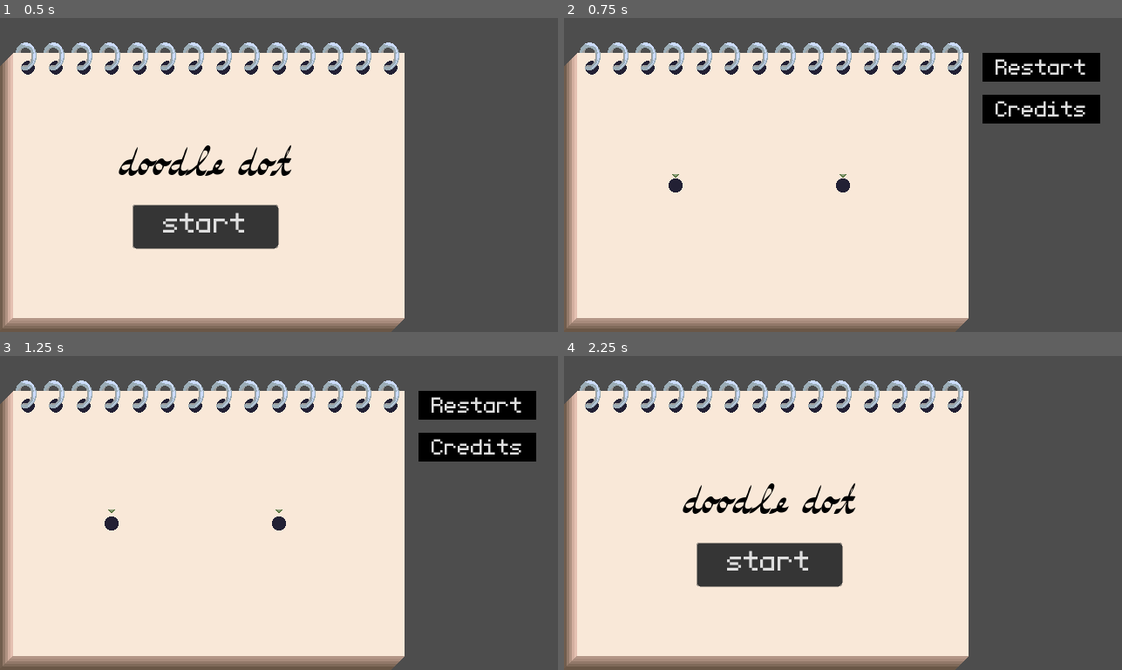
Above: before the commit, frames 1-4 (two rows, left to right).
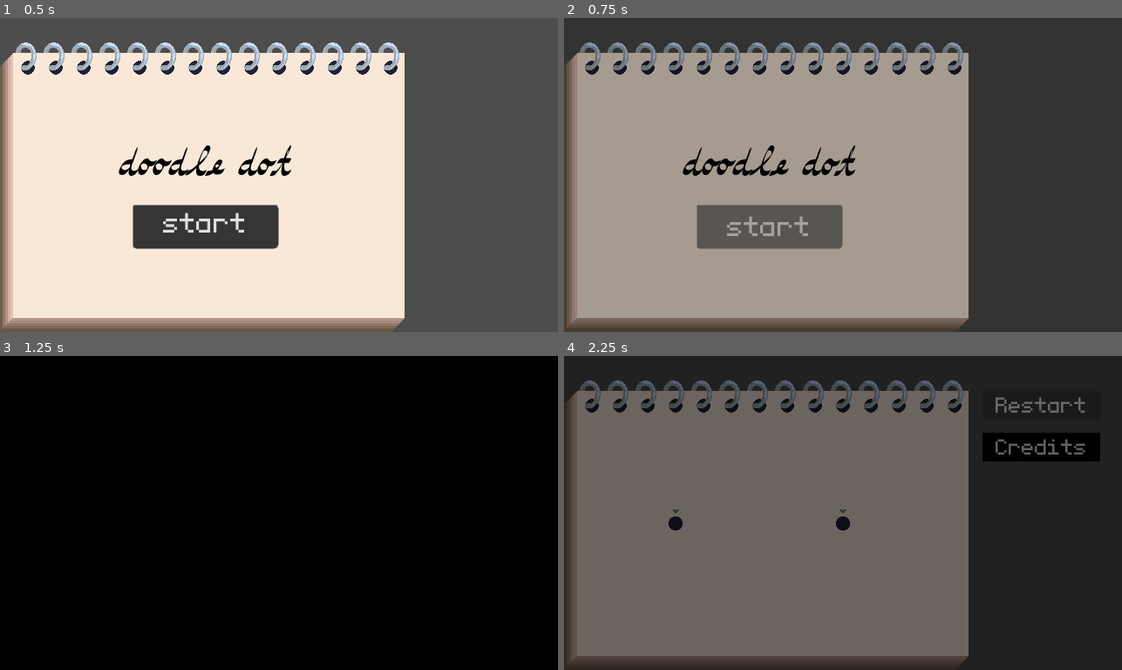
Above: after the commit, the same moments.

Repository: crookedneighbor/drawing-connection
Game: Godot game, scene res://main.tscn
The game is run twice, just before and just after one commit, with the same random seed, the same clock (stepped at 60 frames per second) and the same inputs.
Inputs (mouse positions are in pixels of both pictures, inside the frame that each line leads up to):
- Up to frame 1 (0.5 s): no input
- Up to frame 2 (0.75 s): click "start" at 0.5 s
- Up to frame 3 (1.25 s): no input
- Up to frame 4 (2.25 s): click (1043, 406) at 1.25 s, where only the run before the commit has a clickable "Restart"; click (1043, 406) at 2 s, where only the run after the commit has a clickable "Restart"

Frame 1 is identical in both runs. In frame 2, 99% of the frame differs, in the area x 0-100%, y 0-100%; in frame 3, 97%; in frame 4, 100%.

Commit message:
feat: add level transitions

Diff:
--- a/levels/level.gd
+++ b/levels/level.gd
@@ -55,6 +55,6 @@
 
 func _on_win() -> void:
 	pencil.stop()
-	print("TODO - load win screen")
+
 	if next_level:
-		get_tree().change_scene_to_file(next_level)
+		SceneTransitionNode.change_scene(next_level)
--- a/main.gd
+++ b/main.gd
@@ -6,4 +6,4 @@
 	button.pressed.connect(_on_start)
 
 func _on_start() -> void:
-	get_tree().change_scene_to_file("res://levels/intro/intro.tscn")
+	SceneTransitionNode.change_scene("res://levels/intro/intro.tscn")
--- a/project.godot
+++ b/project.godot
@@ -14,6 +14,10 @@
 run/main_scene="uid://bmwq6pkc4wyo4"
 config/features=PackedStringArray("4.7", "GL Compatibility")
 config/icon="res://icon.svg"
+
+[autoload]
+
+SceneTransitionNode="*uid://bgsncglgwmw6g"
 
 [display]
 
--- a/the_end.gd
+++ b/the_end.gd
@@ -6,4 +6,4 @@
 	button.pressed.connect(_on_start)
 
 func _on_start() -> void:
-	get_tree().change_scene_to_file("res://levels/intro/intro.tscn")
+	SceneTransitionNode.change_scene("res://levels/intro/intro.tscn")
--- a/tools/controls/controls.gd
+++ b/tools/controls/controls.gd
@@ -8,7 +8,7 @@
 	credits.button_down.connect(_on_credits_pressed)
 
 func _on_restart_pressed() -> void:
-	get_tree().change_scene_to_file("res://main.tscn")
+	SceneTransitionNode.change_scene("res://main.tscn")
 
 func _on_credits_pressed() -> void:
-	get_tree().change_scene_to_file("res://the_end.tscn")
+	SceneTransitionNode.change_scene("res://the_end.tscn")
--- /dev/null
+++ b/tools/scene_transition/scene_transition.gd
@@ -0,0 +1,9 @@
+class_name SceneTransition extends CanvasLayer
+@onready var animation_player: AnimationPlayer = $AnimationPlayer
+
+func change_scene(level: String) -> void:
+	animation_player.play("fade")
+	await animation_player.animation_finished
+	await get_tree().create_timer(.5).timeout
+	get_tree().change_scene_to_file(level)
+	animation_player.play_backwards("fade")
--- /dev/null
+++ b/tools/scene_transition/scene_transition.tscn
@@ -0,0 +1,55 @@
+[gd_scene format=3 uid="uid://bgsncglgwmw6g"]
+
+[ext_resource type="Script" uid="uid://bxufccuaxcve0" path="res://tools/scene_transition/scene_transition.gd" id="1_dbmvq"]
+
+[sub_resource type="Animation" id="Animation_rxt0j"]
+length = 0.001
+tracks/0/type = "value"
+tracks/0/imported = false
+tracks/0/enabled = true
+tracks/0/path = NodePath("ColorRect:color")
+tracks/0/interp = 1
+tracks/0/loop_wrap = true
+tracks/0/keys = {
+"times": PackedFloat32Array(0),
+"transitions": PackedFloat32Array(1),
+"update": 0,
+"values": [Color(0, 0, 0, 0)]
+}
+
+[sub_resource type="Animation" id="Animation_uxsm8"]
+resource_name = "fade"
+length = 0.5
+tracks/0/type = "value"
+tracks/0/imported = false
+tracks/0/enabled = true
+tracks/0/path = NodePath("ColorRect:color")
+tracks/0/interp = 1
+tracks/0/loop_wrap = true
+tracks/0/keys = {
+"times": PackedFloat32Array(0, 0.5),
+"transitions": PackedFloat32Array(1, 1),
+"update": 0,
+"values": [Color(0, 0, 0, 0), Color(0, 0, 0, 1)]
+}
+
+[sub_resource type="AnimationLibrary" id="AnimationLibrary_cl4g6"]
+_data = {
+&"RESET": SubResource("Animation_rxt0j"),
+&"fade": SubResource("Animation_uxsm8")
+}
+
+[node name="Scenetransition" type="CanvasLayer" unique_id=1801422616]
+script = ExtResource("1_dbmvq")
+
+[node name="ColorRect" type="ColorRect" parent="." unique_id=1951412737]
+anchors_preset = 15
+anchor_right = 1.0
+anchor_bottom = 1.0
+grow_horizontal = 2
+grow_vertical = 2
+mouse_filter = 2
+color = Color(0, 0, 0, 0)
+
+[node name="AnimationPlayer" type="AnimationPlayer" parent="." unique_id=350621564]
+libraries/ = SubResource("AnimationLibrary_cl4g6")
Not shown, added: tools/scene_transition/scene_transition.gd.uid
